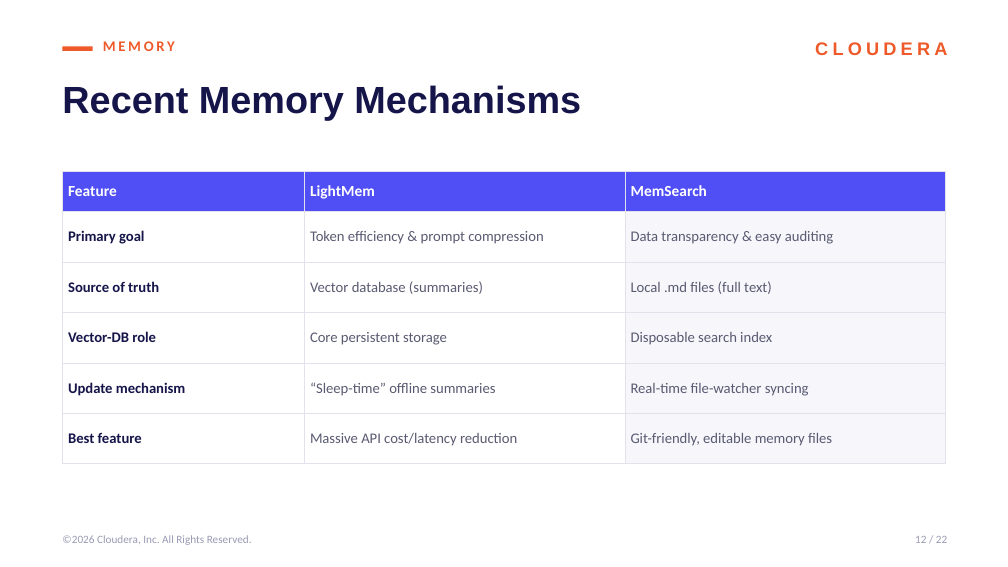
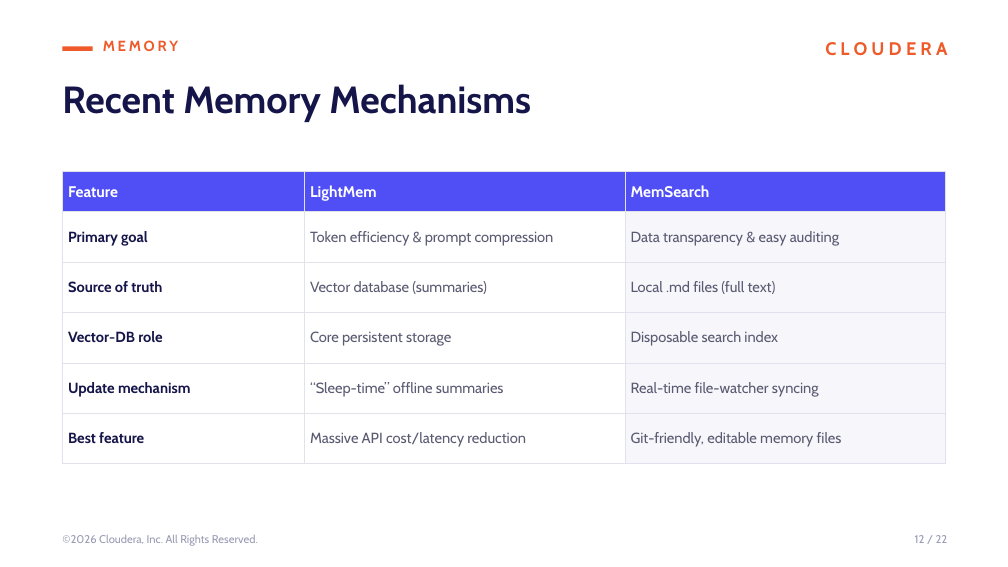
Before and after one commit to FerdinandZhong/handson-labs, a slide deck: slide 12 of Cloudera_AI_Landscape.pptx. Drawn at 1008x567 pixels with LibreOffice and Linux fonts; fonts in the diff are those of the drawing. Boxes give left, top, right and bottom in pixels: in the first picture for what was removed or moved away, otherwise in the second. Text is boxed around its words. In the diff, an @@ line names an element or a change of style, - is before the commit and + after.

```diff
--- a/Cloudera_AI_Landscape.pptx
+++ b/Cloudera_AI_Landscape.pptx
@@ text "CLOUDERA" at [825, 42, 947, 56]: font Arial to Cabin @@
@@ text "Recent Memory Mechanisms" at [62, 84, 531, 122]: font Arial to Cabin @@
@@ table at [62, 171, 946, 451] @@
@@ font Calibri to Cabin @@
@@ font Calibri to Cabin in 3 elements at [103, 40, 178, 51], [62, 535, 258, 546], [915, 535, 948, 543] @@
```
Also in this commit, not shown: 21 other slides changed, 1 other file.
